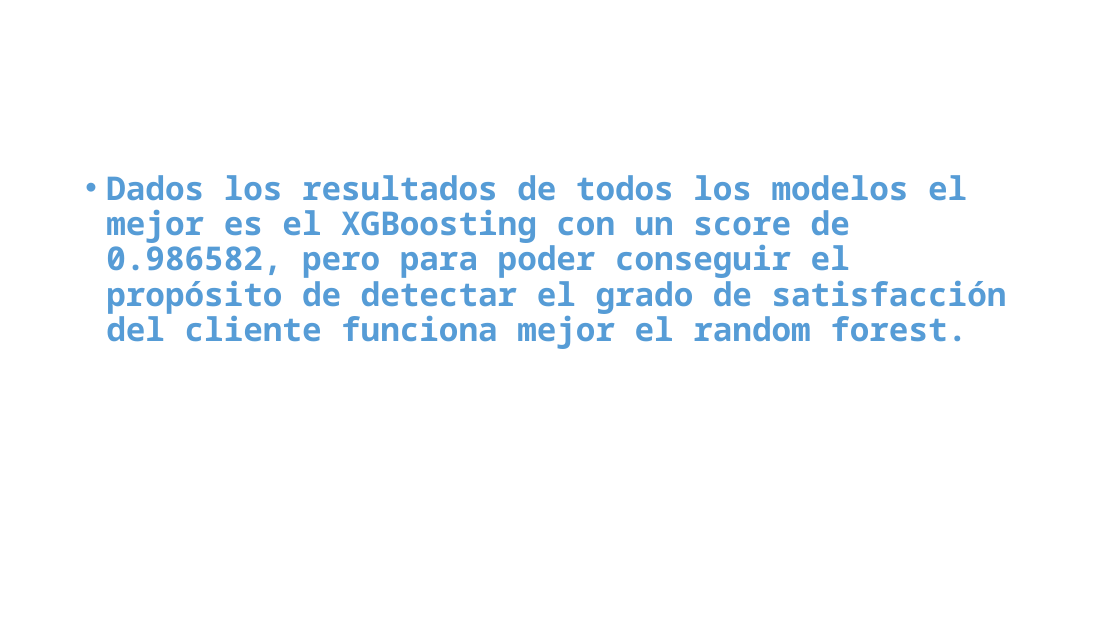
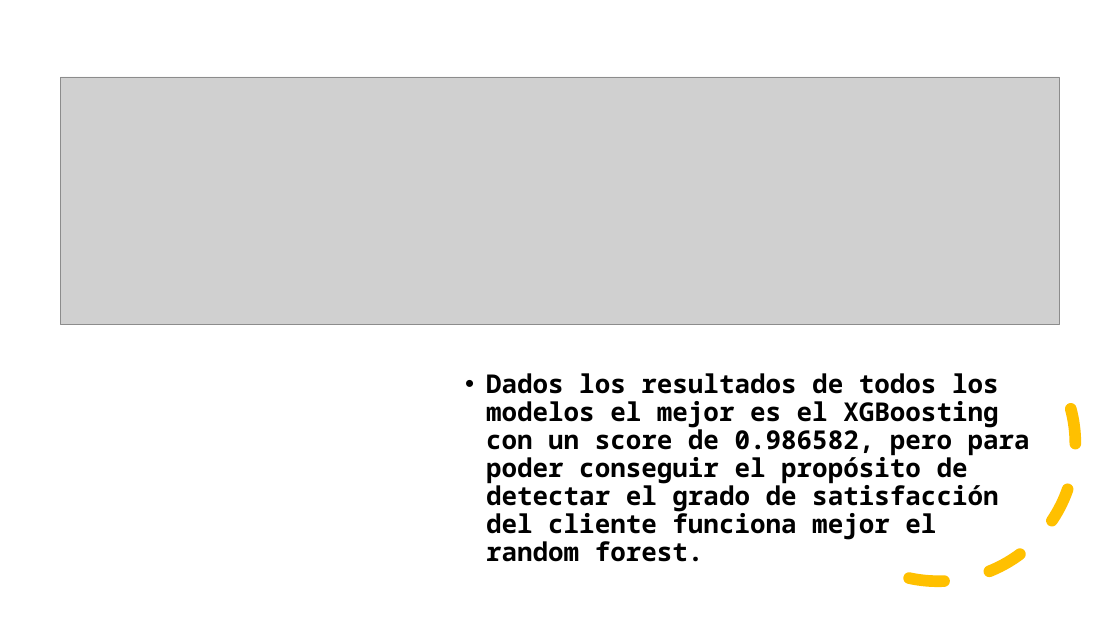
Before and after one commit to tekilit/proyecto_ML_SQG, a slide deck: slide 9 of Presentación1.pptx. Drawn at 1120x630 pixels with LibreOffice and Linux fonts; fonts in the diff are those of the drawing; grey boxes stand for pictures. Boxes give left, top, right and bottom in pixels: in the first picture for what was removed or moved away, otherwise in the second. Text is boxed around its words. In the diff, an @@ line names an element or a change of style, - is before the commit and + after.

```diff
--- a/Presentación1.pptx
+++ b/Presentación1.pptx
@@ picture added at <box>60,77,1060,324</box> @@
@@ arc (boxed as its full ellipse) added at <box>771,277,1105,611</box>, outline #FFC000 10 pt dashed @@
@@ text "Dados los resultados de todos ...": place and size @@
-text "Dados los resultados de todos ..." at <box>106,175,1007,349</box>
+text "Dados los resultados de todos ..." at <box>486,373,1030,562</box>
@@ text "Dados los resultados de todos ..." at <box>486,373,1030,562</box>: size 28 to 22.2 pt, text colour #569CD6 to #000000 @@
```
Also in this commit, not shown: 1 other slide changed, 7 other files.
